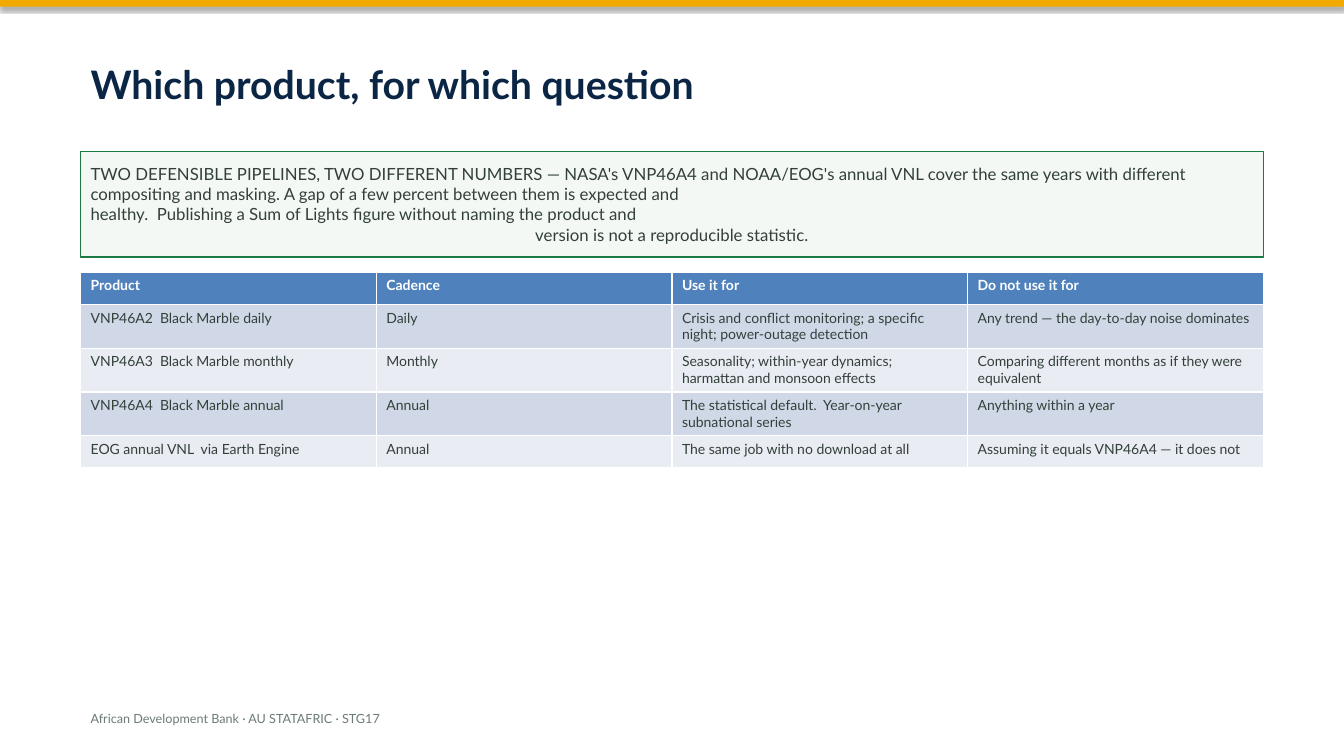
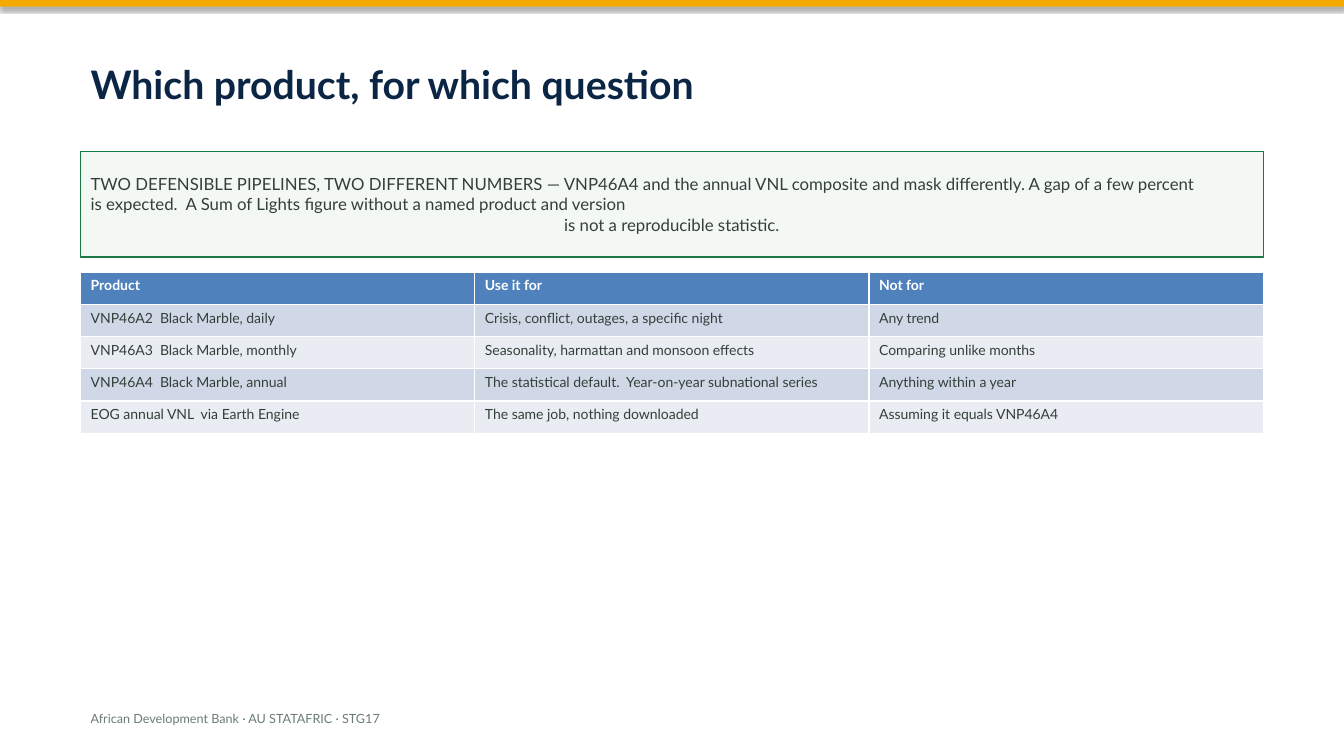
Before and after one commit to datainnov4africa-web/stg17-workshop, a slide deck: slide 8 of docs/slides/pptx/08-ntl-what-darkness-tells-us-en.pptx (slide 6 before the commit). Drawn at 1344x756 pixels with LibreOffice and Linux fonts; fonts in the diff are those of the drawing. Boxes give left, top, right and bottom in pixels: in the first picture for what was removed or moved away, otherwise in the second. Text is boxed around its words. In the diff, an @@ line names an element or a change of style, - is before the commit and + after.

```diff
--- a/docs/slides/pptx/08-ntl-what-darkness-tells-us-en.pptx
+++ b/docs/slides/pptx/08-ntl-what-darkness-tells-us-en.pptx
@@ text in rectangle at box(91, 177, 1194, 234): text changed @@
-TWO DEFENSIBLE PIPELINES, TWO DIFFERENT NUMBERS — NASA's VNP46A4 and NOAA/EOG's annual VNL cover the same years with different
-compositing and masking. A gap of a few percent between them is expected and
-healthy. Publishing a Sum of Lights figure without naming the product and
-version is not a reproducible statistic.
+TWO DEFENSIBLE PIPELINES, TWO DIFFERENT NUMBERS — VNP46A4 and the annual VNL composite and mask differently. A gap of a few percent
+is expected. A Sum of Lights figure without a named product and version
+is not a reproducible statistic.
@@ table at box(81, 272, 1263, 434) @@
-column 1: Product | VNP46A2 Black Marble daily | VNP46A3 Black Marble monthly | VNP46A4 Black Marble annual | EOG annual VNL via Earth Engine
-column 2: Cadence | Daily | Monthly | Annual | Annual
-column 3: Use it for | Crisis and conflict monitoring; a specific night; power-outage detection | Seasonality; within-year dynamics; harmattan and monsoon effects | The statistical default. Year-on-year subnational series | The same job with no download at all
-column 4: Do not use it for | Any trend — the day-to-day noise dominates | Comparing different months as if they were equivalent | Anything within a year | Assuming it equals VNP46A4 — it does not
+column 1: Product | VNP46A2 Black Marble, daily | VNP46A3 Black Marble, monthly | VNP46A4 Black Marble, annual | EOG annual VNL via Earth Engine
+column 2: Use it for | Crisis, conflict, outages, a specific night | Seasonality, harmattan and monsoon effects | The statistical default. Year-on-year subnational series | The same job, nothing downloaded
+column 3: Not for | Any trend | Comparing unlike months | Anything within a year | Assuming it equals VNP46A4
```
Also in this commit, not shown: 11 other slides changed, 3 slides added, 11 other files.
